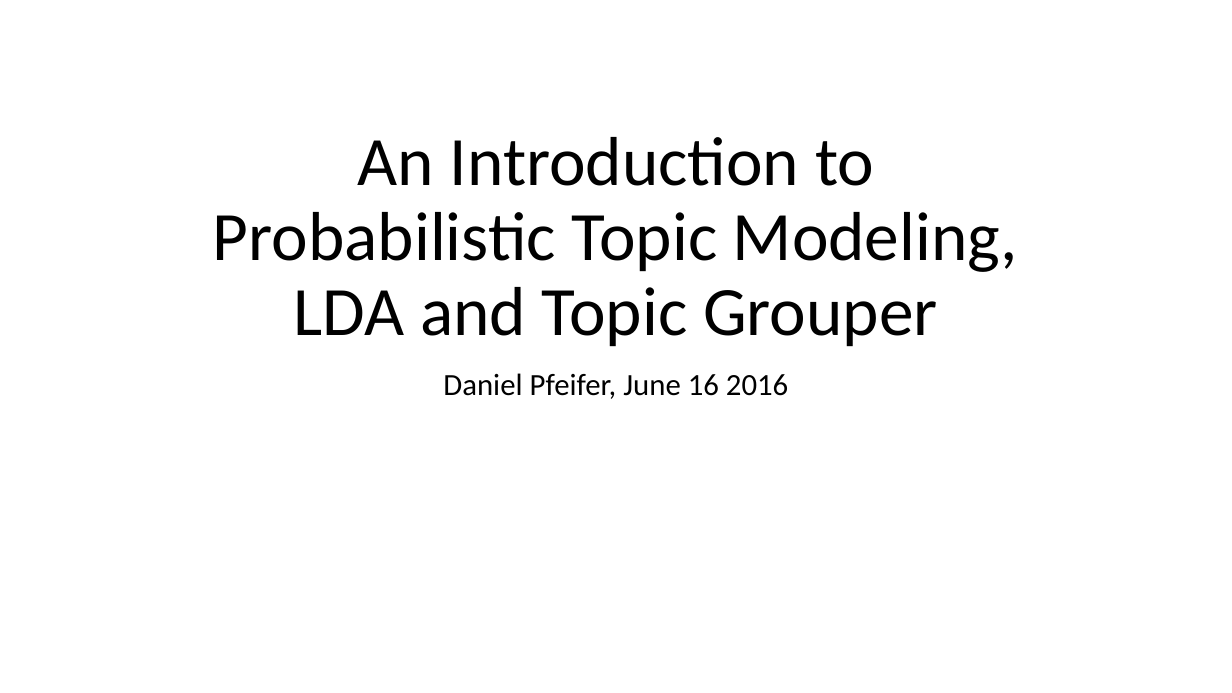
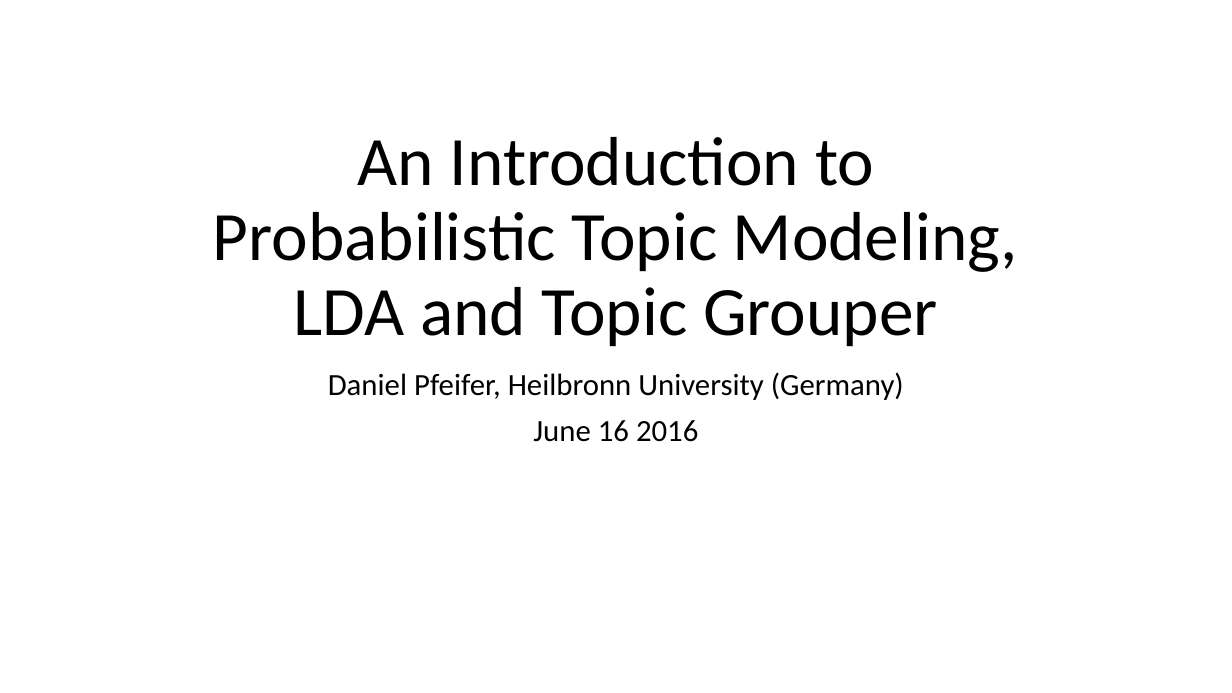
Before and after one commit to pfeiferd/TopicGrouperJ, a slide deck: slide 1 of doc/PTM.pptx. Drawn at 1232x693 pixels with LibreOffice and Linux fonts; fonts in the diff are those of the drawing. Boxes give left, top, right and bottom in pixels: in the first picture for what was removed or moved away, otherwise in the second. Text is boxed around its words. In the diff, an @@ line names an element or a change of style, - is before the commit and + after.

```diff
--- a/doc/PTM.pptx
+++ b/doc/PTM.pptx
@@ subtitle at (x1=328, y1=372, x2=904, y2=442): text changed @@
-Daniel Pfeifer, June 16 2016
+Daniel Pfeifer, Heilbronn University (Germany)
+June 16 2016
```
